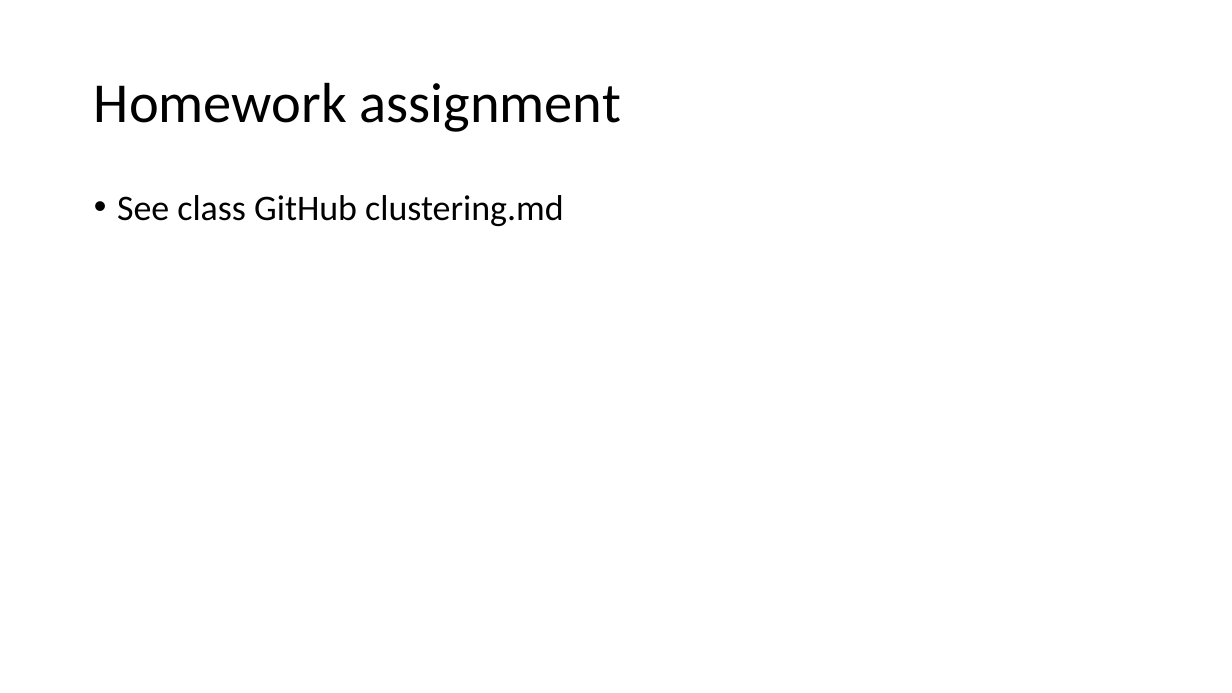
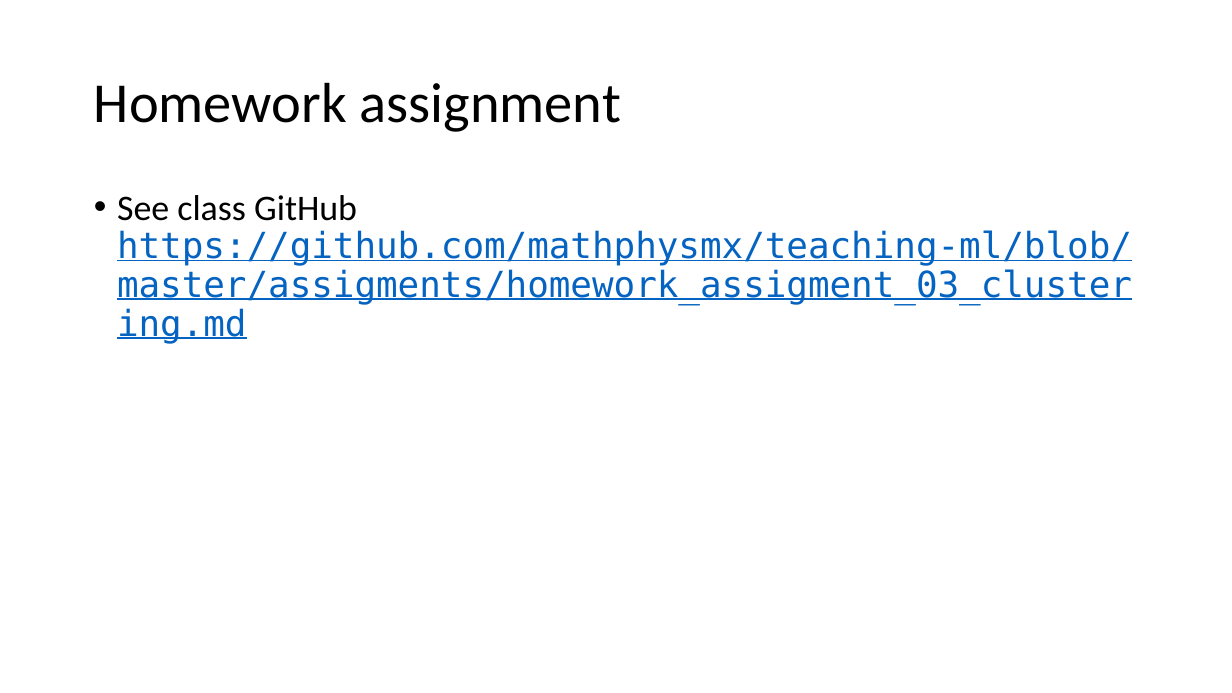
Before and after one commit to mathphysmx/teaching-ml, a slide deck: slide 48 of slides/06_ML_Clustering.pptx. Drawn at 1232x693 pixels with LibreOffice and Linux fonts; fonts in the diff are those of the drawing. Boxes give left, top, right and bottom in pixels: in the first picture for what was removed or moved away, otherwise in the second. Text is boxed around its words. In the diff, an @@ line names an element or a change of style, - is before the commit and + after.

```diff
--- a/slides/06_ML_Clustering.pptx
+++ b/slides/06_ML_Clustering.pptx
@@ text at <box>117,195,1132,344</box>: text changed; font Calibri to DejaVu Sans Mono; text colour #000000 to #0563C1 @@
-• See class GitHub clustering.md
+• See class GitHub https://github.com/mathphysmx/teaching-ml/blob/master/assigments/homework_assigment_03_clustering.md
```
Also in this commit, not shown: 1 other slide changed, 1 other file.
